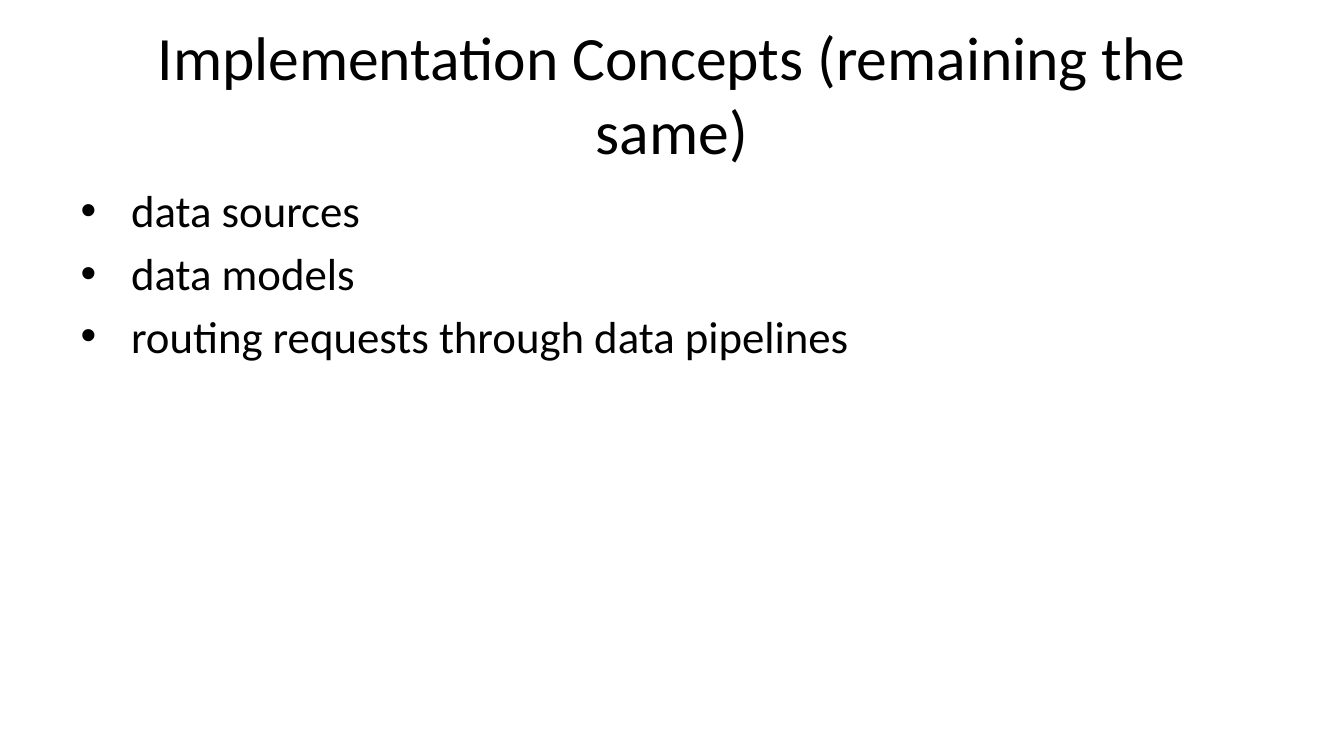
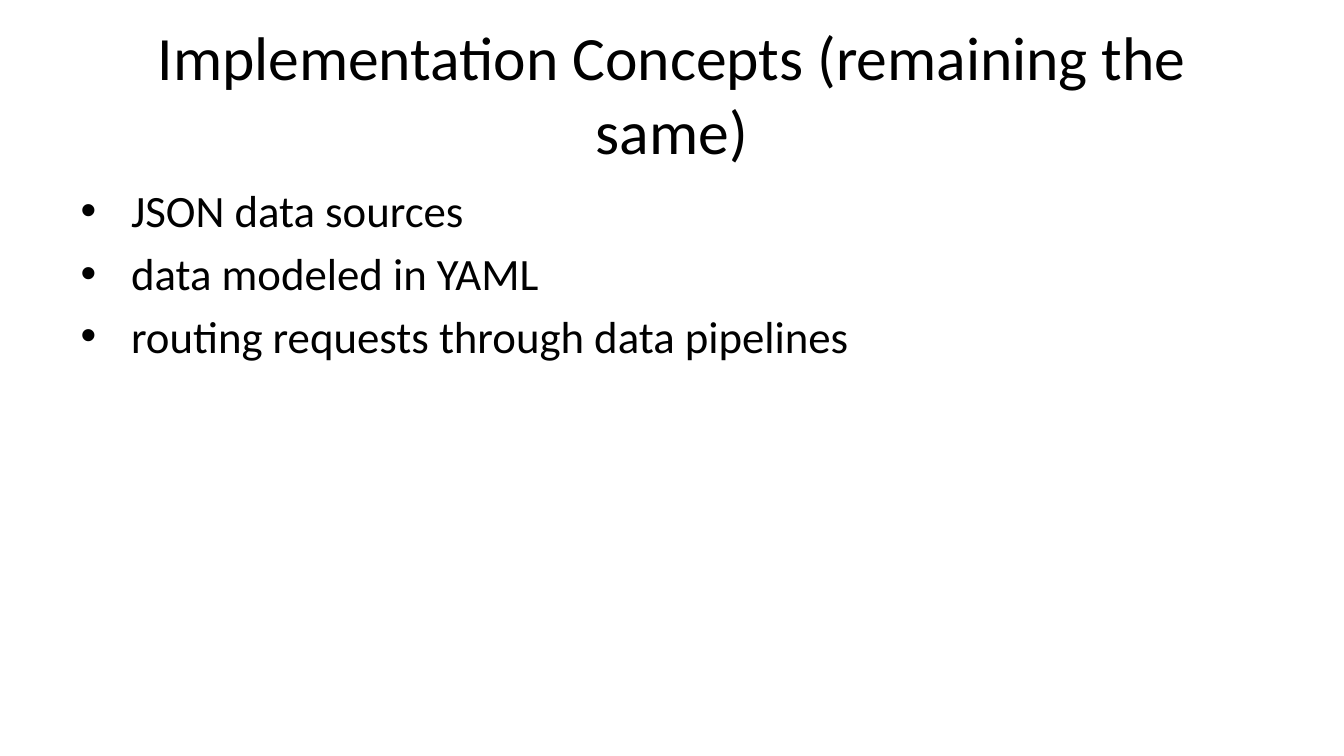
Before and after one commit to caltechlibrary/newt, a slide deck: slide 7 of presentation3/newt-p3.pptx (slide 8 before the commit). Drawn at 1344x756 pixels with LibreOffice and Linux fonts; fonts in the diff are those of the drawing. Boxes give left, top, right and bottom in pixels: in the first picture for what was removed or moved away, otherwise in the second. Text is boxed around its words. In the diff, an @@ line names an element or a change of style, - is before the commit and + after.

```diff
--- a/presentation3/newt-p3.pptx
+++ b/presentation3/newt-p3.pptx
@@ text at box(131, 196, 538, 291): text changed @@
-• data sources
-• data models
+• JSON data sources
+• data modeled in YAML
```
Also in this commit, not shown: 16 other slides changed, 3 slides added, 3 slides removed, 21 other files.
